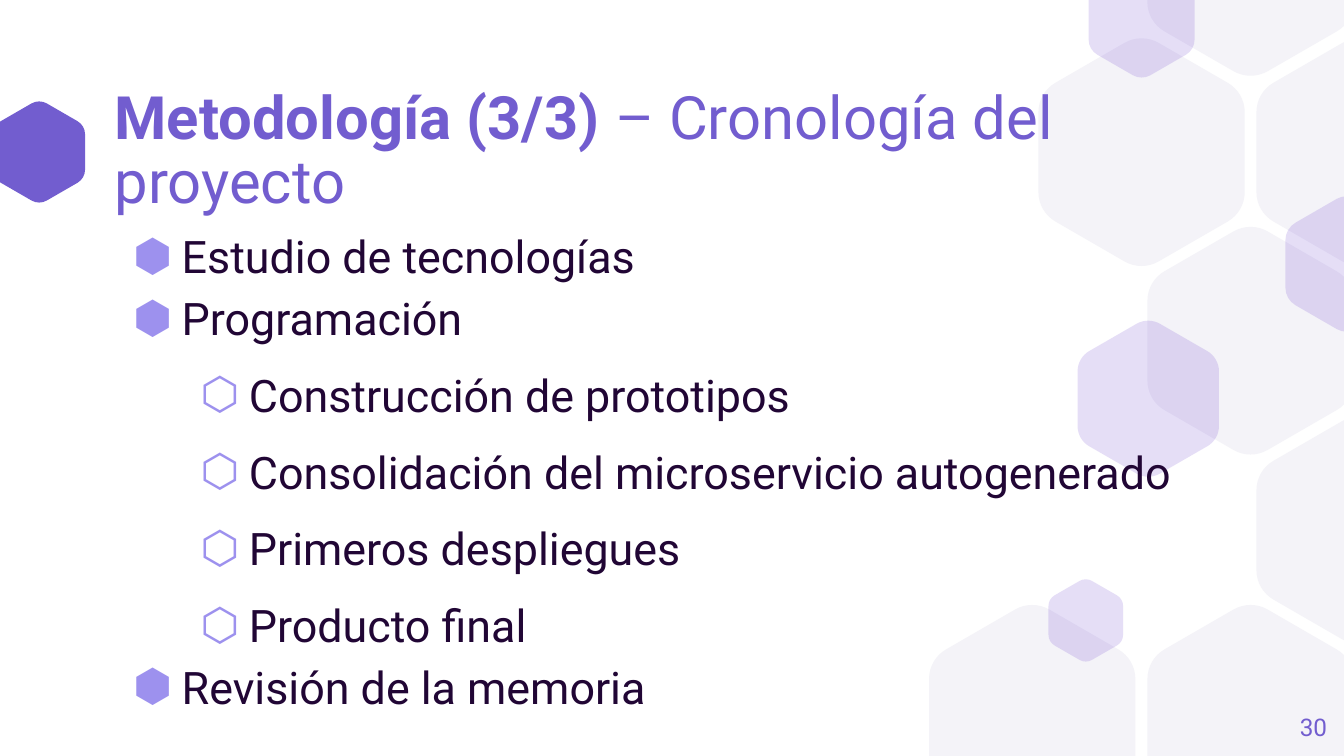
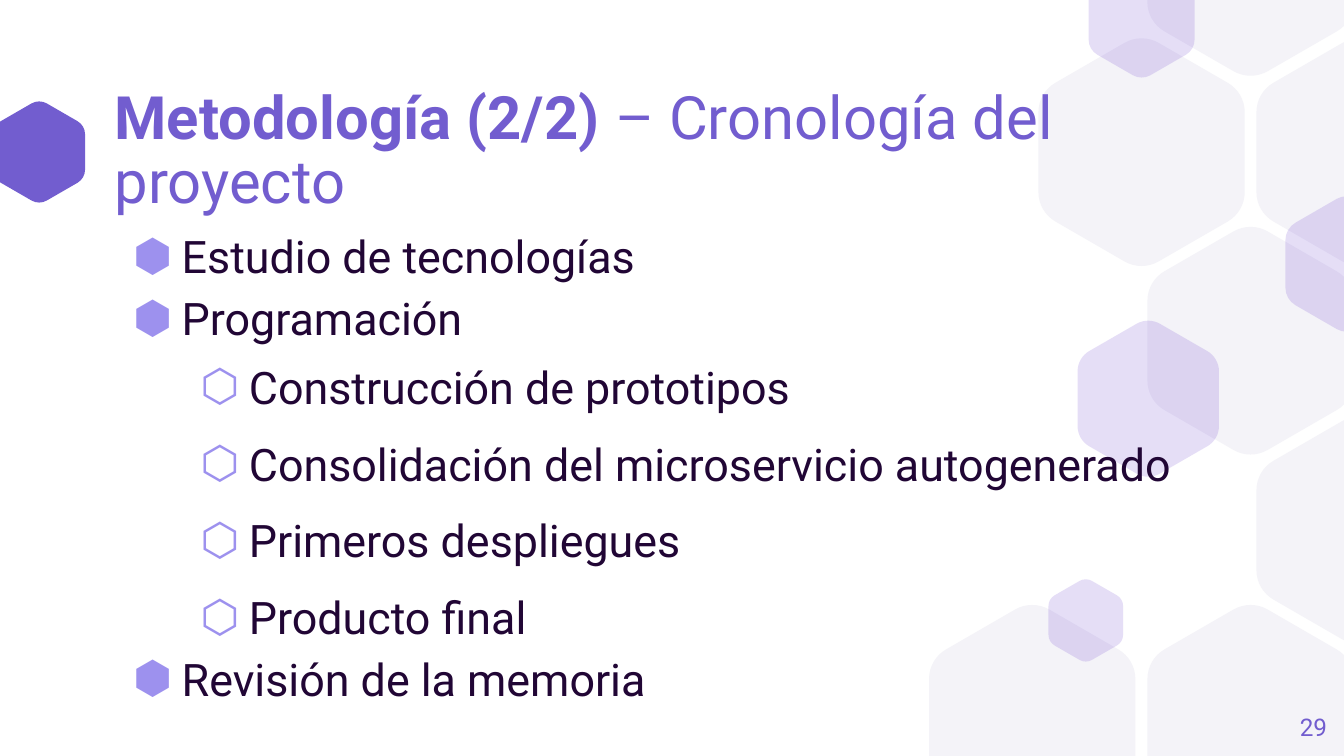
Before and after one commit to a1ex9788/TFG, a slide deck: slide 29 of TFG_AlejandroCarrion.pptx (slide 30 before the commit). Drawn at 1344x756 pixels with LibreOffice and Linux fonts; fonts in the diff are those of the drawing. Boxes give left, top, right and bottom in pixels: in the first picture for what was removed or moved away, otherwise in the second. Text is boxed around its words. In the diff, an @@ line names an element or a change of style, - is before the commit and + after.

```diff
--- a/TFG_AlejandroCarrion.pptx
+++ b/TFG_AlejandroCarrion.pptx
@@ title at [115, 92, 1053, 216]: text changed @@
-Metodología (3/3) – Cronología del proyecto
+Metodología (2/2) – Cronología del proyecto
@@ text at [249, 370, 790, 413]: line spacing 1.15 to 1 @@
@@ page number at [1300, 718, 1327, 736]: text changed @@
-30
+29
```
Also in this commit, not shown: 6 other slides changed, 1 slide removed.
